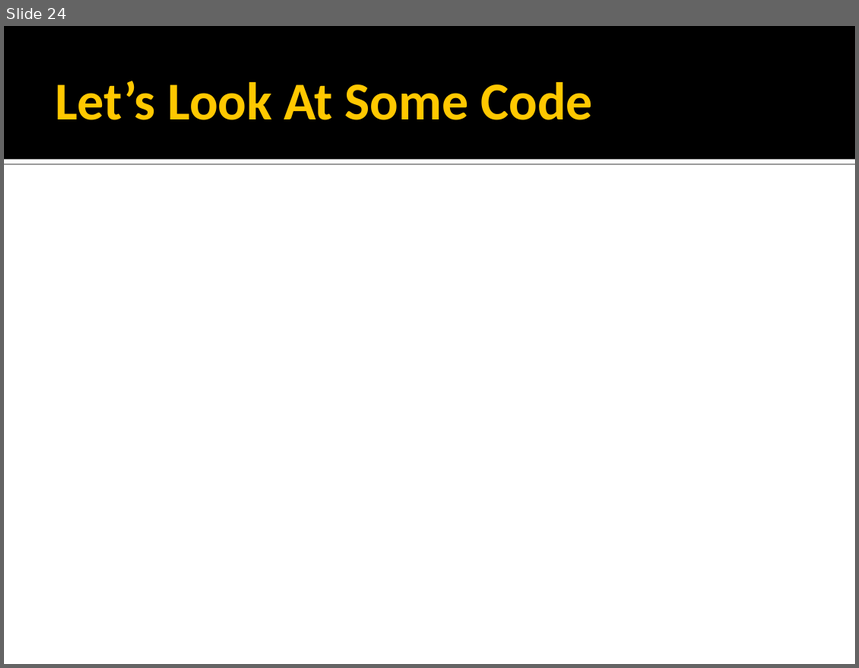
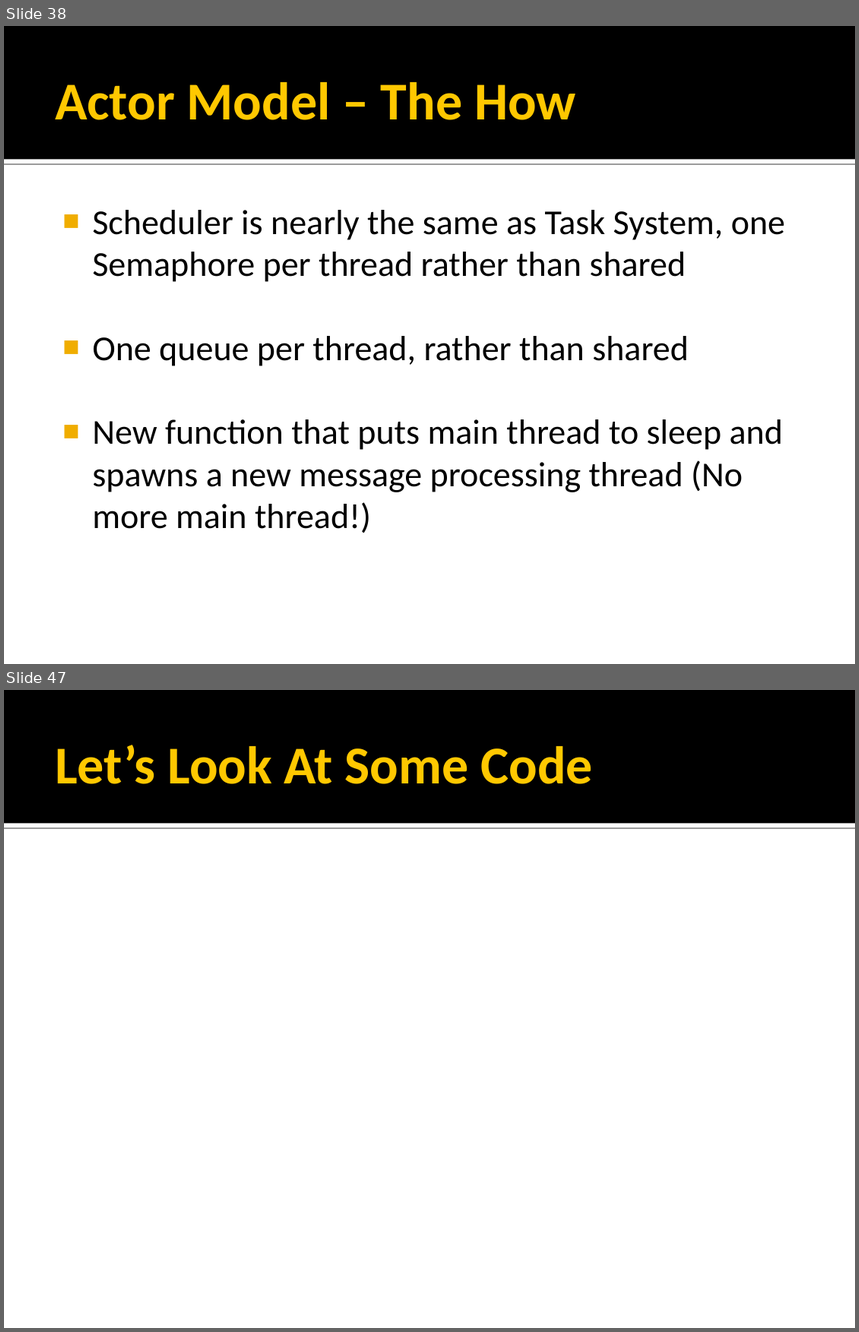
Before and after one commit to rmeisler/example_code, a slide deck: Concurrency Strategies.ppt. Shown one above the other, each under a label of ours: slide 24 before the commit, slides 38 and 47 after it; the slides between them are not shown. The pictures are 859x668 and 859x1332 pixels, drawn with LibreOffice and Linux fonts; fonts in the diff are those of the drawing. Boxes give left, top, right and bottom in pixels: in the first picture for what was removed or moved away, otherwise in the second. Text is boxed around its words. In the diff, an @@ line names an element or a change of style, - is before the commit and + after.

Commit message:
Massive refactor - Fixed subtle memory problems in Actor, redesigned ActorFactory to do delayed creation,   using local copy technique instead of cache alignment to prevent potential false sharing on   Actor - Changed normal CRIT_SECT on ActorFactory to SRWLOCK for better perf - Rewrote presentation from ground up, almost done - Next commit will be from other comp where I have triple-buffering changes for Render Thread implementation

```diff
--- a/Concurrency Strategies.ppt
+++ b/Concurrency Strategies.ppt
@@ slide 38 added at (4,26,855,664), background #FFFFFF; not listed: 2 template elements that a slide beside it also shows @@
@@ title added at (55,82,576,120), 45 pt, text #FFC800, bold @@
+Actor Model – The How
@@ text added at (92,210,785,533), 29.6 pt, text #000000 @@
+■ Scheduler is nearly the same as Task System, one Semaphore per thread rather than shared
+■ One queue per thread, rather than shared
+■ New function that puts main thread to sleep and spawns a new message processing thread (No more main thread!)
@@ what was slide 24 is now slide 47 @@
```
Also in this commit, not shown: 3 slides changed, 41 other slides added, 19 slides removed, 17 other files.
